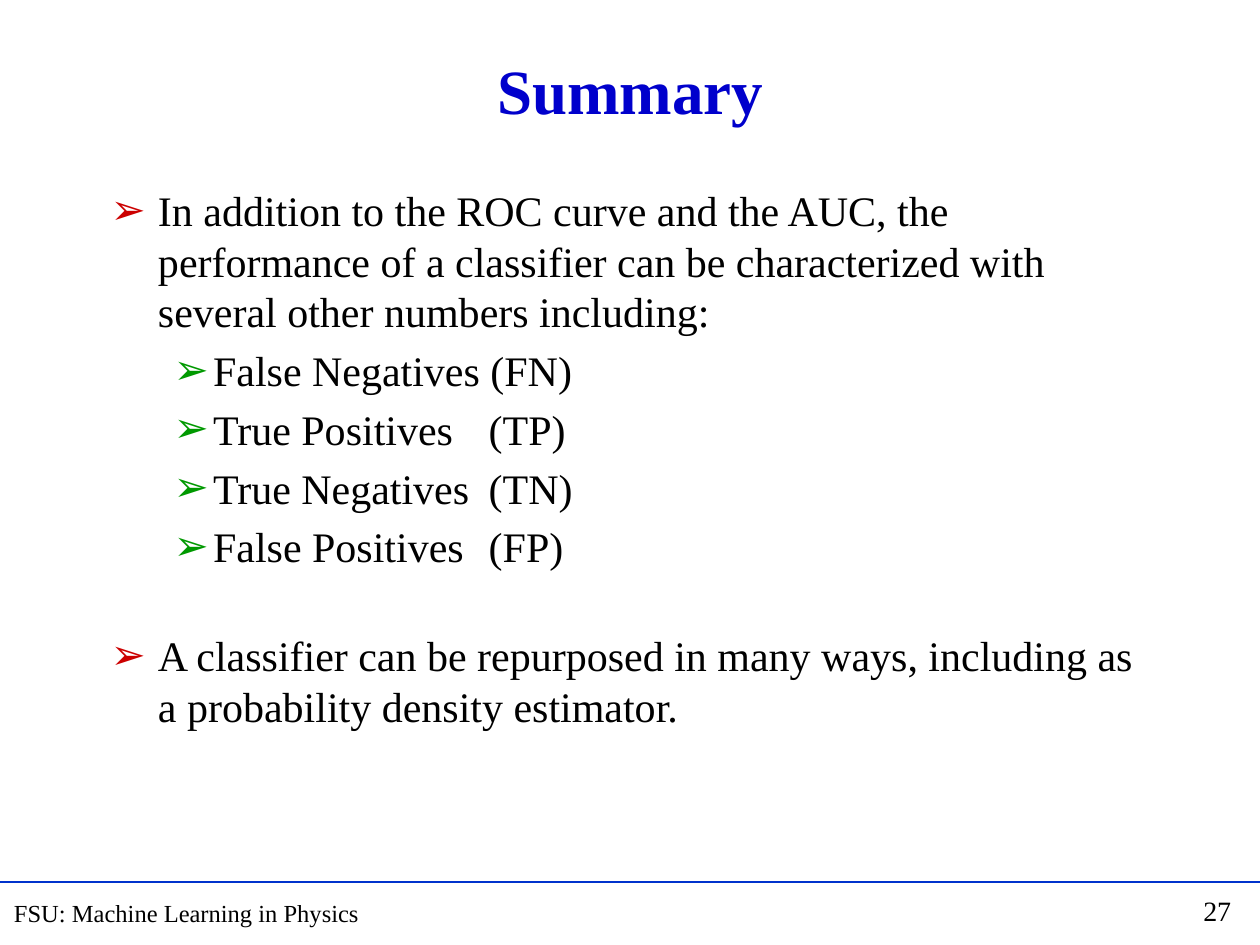
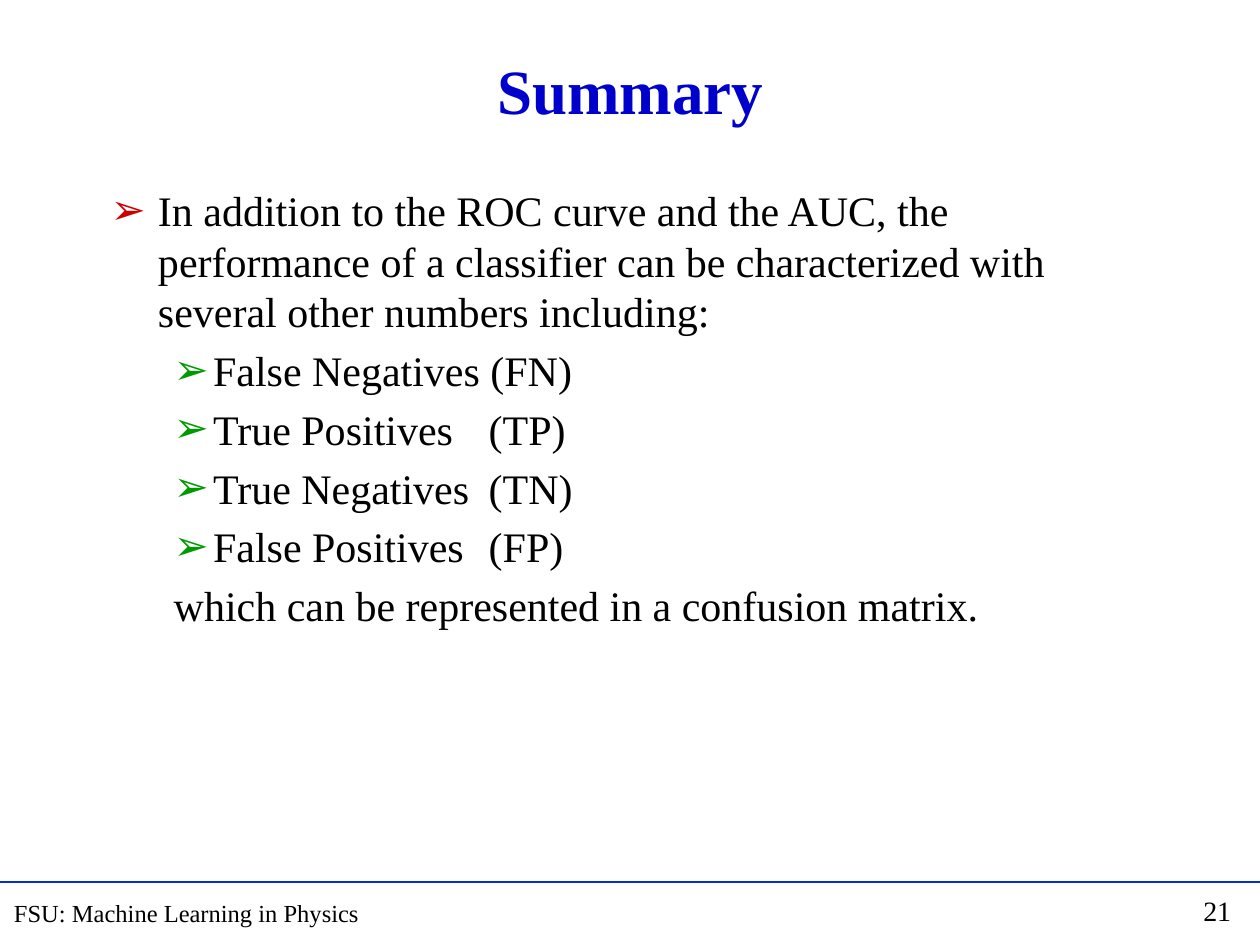
Before and after one commit to hbprosper/mlinphysics, a slide deck: slide 21 of Lectures/01.Foundations/Lecture03.pptx (slide 27 before the commit). Drawn at 1260x945 pixels with LibreOffice and Linux fonts; fonts in the diff are those of the drawing. Boxes give left, top, right and bottom in pixels: in the first picture for what was removed or moved away, otherwise in the second. Text is boxed around its words. In the diff, an @@ line names an element or a change of style, - is before the commit and + after.

Commit message:
improve lectures 02 and 03

```diff
--- a/Lectures/01.Foundations/Lecture03.pptx
+++ b/Lectures/01.Foundations/Lecture03.pptx
@@ text at box(174, 591, 978, 630): text changed @@
-➢ A classifier can be repurposed in many ways, including as a probability density estimator.
+  which can be represented in a confusion matrix.
@@ page number at box(1203, 902, 1231, 921): text changed @@
-27
+21
```
Also in this commit, not shown: 11 other files.
